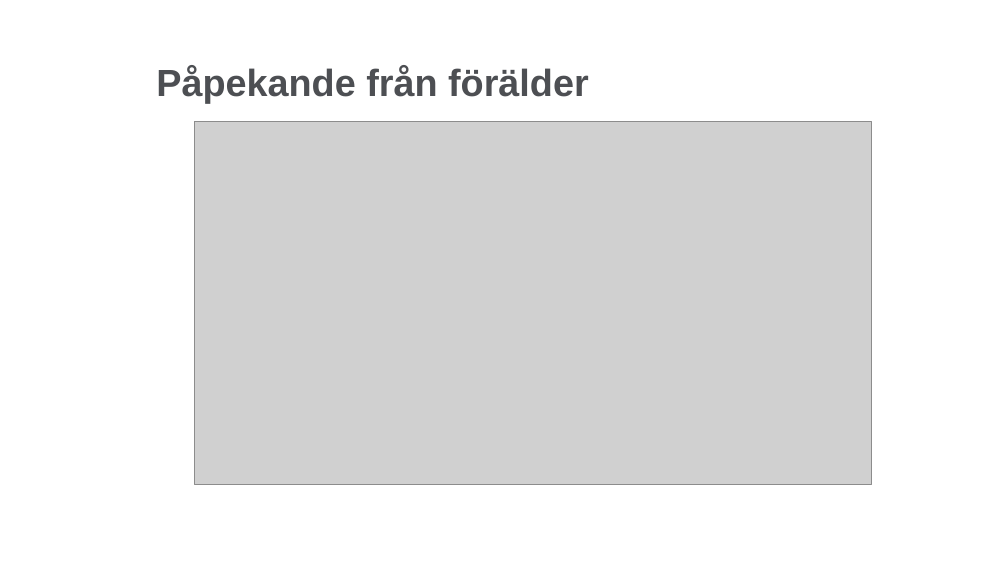
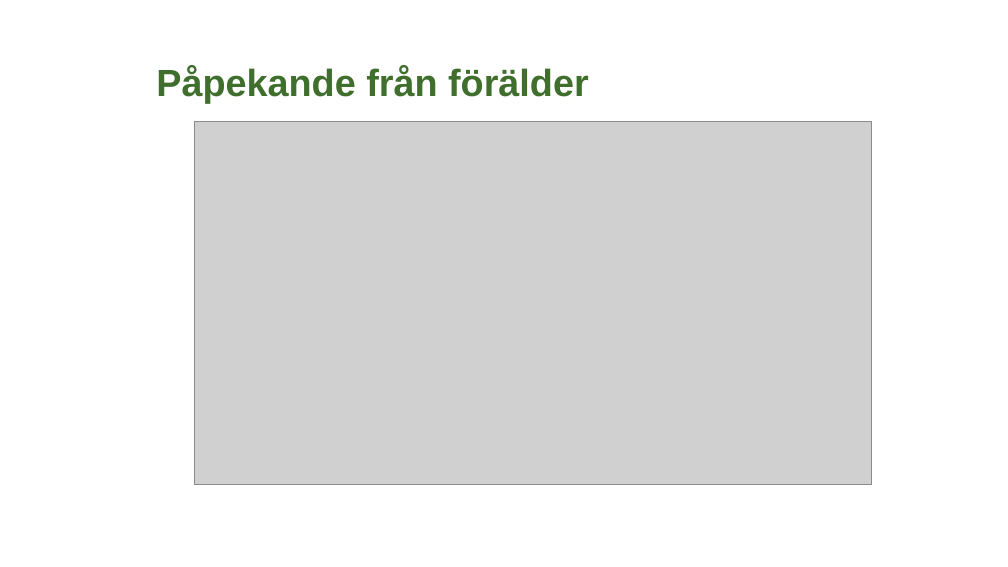
Before and after one commit to lundopendata/relativnarhet, a slide deck: slide 12 of RelativNarhetGeodatasamverkan2018.pptx (slide 11 before the commit). Drawn at 1008x567 pixels with LibreOffice and Linux fonts; fonts in the diff are those of the drawing; grey boxes stand for pictures; background and template pictures are left out. Boxes give left, top, right and bottom in pixels: in the first picture for what was removed or moved away, otherwise in the second. Text is boxed around its words. In the diff, an @@ line names an element or a change of style, - is before the commit and + after.

```diff
--- a/RelativNarhetGeodatasamverkan2018.pptx
+++ b/RelativNarhetGeodatasamverkan2018.pptx
@@ title "Påpekande från förälder" at (156,66,589,103): text colour #4D4F53 to #3F6E2D @@
```
Also in this commit, not shown: 10 other slides changed, 3 slides added.
